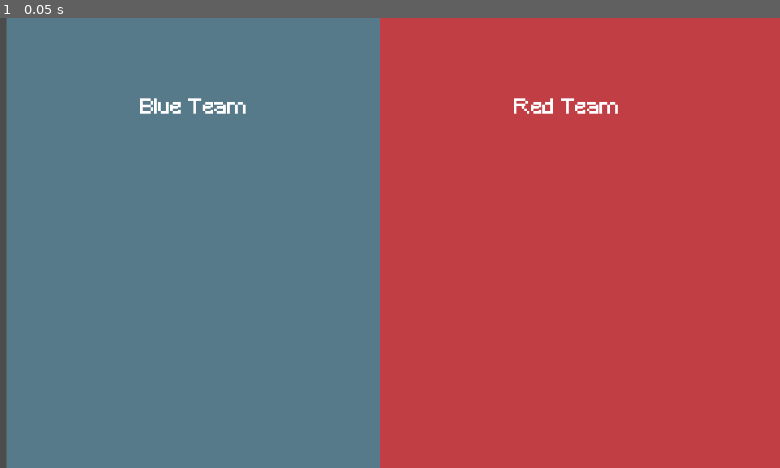
Above: before the commit, frame 1.
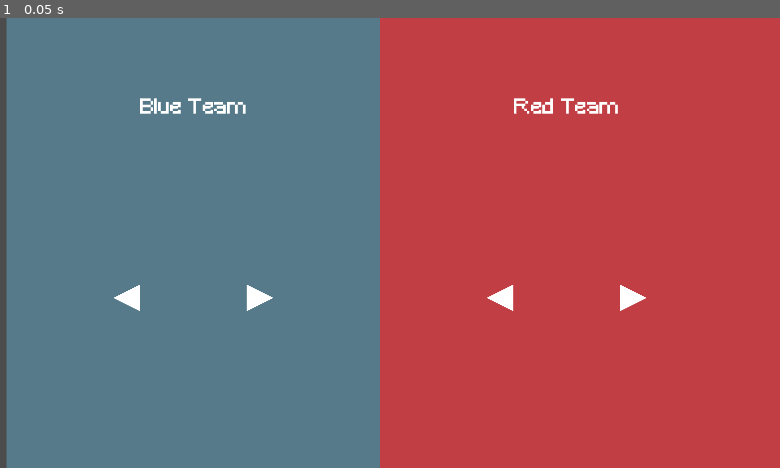
Above: after the commit, the same moment.

Repository: dizmerly/chaoticFootball
Game: Godot game, scene res://scenes/character_selection_panel.tscn
The game is run twice, just before and just after one commit, with the same random seed, the same clock (stepped at 60 frames per second) and the same inputs. This scene is started directly instead of the project's main scene.
Inputs:
- Up to frame 1 (0.05 s): no input

The runs differ from the first frame. In frame 1, 0.4% of the frame differs, in the area x 14-83%, y 59-66%.

Commit message:
Add character selection portraits and player skin support

Diff:
--- a/chaotic-football/scenes/character_selection_panel.tscn
+++ b/chaotic-football/scenes/character_selection_panel.tscn
@@ -2,10 +2,15 @@
 
 [ext_resource type="FontFile" uid="uid://cy5p8l8p0aaj4" path="res://assets/fonts/Minecraft.ttf" id="1_3t7nf"]
 [ext_resource type="Script" uid="uid://bnfdvng4yflm" path="res://scripts/character_selection_panel.gd" id="1_ghwnj"]
+[ext_resource type="Texture2D" uid="uid://b1tectstlkfq5" path="res://assets/SoccerGame/spainSpritesheet.png" id="4_oukwu"]
 
 [sub_resource type="LabelSettings" id="LabelSettings_bbtho"]
 font = ExtResource("1_3t7nf")
 font_size = 50
+
+[sub_resource type="AtlasTexture" id="AtlasTexture_8ckat"]
+atlas = ExtResource("4_oukwu")
+region = Rect2(0, 0, 16, 16)
 
 [node name="Character Selection Panel" type="Control" unique_id=2031235669]
 layout_mode = 3
@@ -53,3 +58,67 @@
 text = "Blue Team"
 label_settings = SubResource("LabelSettings_bbtho")
 horizontal_alignment = 1
+
+[node name="blue_portrait" type="CenterContainer" parent="." unique_id=186506721]
+layout_mode = 1
+anchors_preset = -1
+anchor_left = 0.26700002
+anchor_top = 0.5
+anchor_right = 0.26700002
+anchor_bottom = 0.5
+offset_left = -256.64
+offset_top = -284.0
+offset_right = 255.35999
+offset_bottom = 164.0
+grow_vertical = 2
+
+[node name="blue_image" type="TextureRect" parent="blue_portrait" unique_id=322010295]
+custom_minimum_size = Vector2(256, 256)
+layout_mode = 2
+expand_mode = 5
+stretch_mode = 5
+
+[node name="red_portrait" type="CenterContainer" parent="." unique_id=795502440]
+layout_mode = 1
+anchors_preset = -1
+anchor_left = 0.73300004
+anchor_top = 0.5
+anchor_right = 0.73300004
+anchor_bottom = 0.5
+offset_left = -255.3601
+offset_top = -284.0
+offset_right = 256.6399
+offset_bottom = 164.0
+
+[node name="red_image" type="TextureRect" parent="red_portrait" unique_id=93156974]
+layout_mode = 2
+texture = SubResource("AtlasTexture_8ckat")
+expand_mode = 1
+stretch_mode = 5
+
+[node name="left_blue" type="Polygon2D" parent="." unique_id=100599249]
+position = Vector2(384, 704)
+rotation = 3.1415925
+scale = Vector2(0.5, 0.5)
+antialiased = true
+polygon = PackedVector2Array(0, 0, 0, 128, 0, 128, 128, 64, 63.222412, 31.611206)
+
+[node name="right_blue" type="Polygon2D" parent="." unique_id=1959315418]
+position = Vector2(640, 640)
+scale = Vector2(0.5, 0.5)
+antialiased = true
+polygon = PackedVector2Array(0, 0, 0, 128, 0, 128, 128, 64, 63.222412, 31.611206)
+
+[node name="left_red" type="Polygon2D" parent="." unique_id=908625283]
+position = Vector2(1280, 704)
+rotation = 3.1415927
+scale = Vector2(0.5, 0.49999988)
+antialiased = true
+polygon = PackedVector2Array(0, 0, 0, 128, 128, 64, 63.222412, 31.611206)
+
+[node name="right_red" type="Polygon2D" parent="." unique_id=953170141]
+position = Vector2(1536, 640)
+scale = Vector2(0.5, 0.5)
+antialiased = true
+invert_border = 584.0
+polygon = PackedVector2Array(0, 0, 0, 128, 128, 64, 63.222412, 31.611206)
--- a/chaotic-football/scripts/character_selection_panel.gd
+++ b/chaotic-football/scripts/character_selection_panel.gd
@@ -1,23 +1,50 @@
 extends Control
 
-@onready var panel: Panel = $Panel
+@onready var blue_portrait: CenterContainer = $blue_portrait
+@onready var red_portrait: CenterContainer = $red_portrait
+#Texture Rects in the portraits
+@onready var blue_image: TextureRect = $blue_portrait/blue_image
+@onready var red_image: TextureRect = $red_portrait/red_image
+
+#UI Buttons
+@onready var left_blue: Polygon2D = $left_blue
+@onready var right_blue: Polygon2D = $right_blue
+@onready var left_red: Polygon2D = $left_red
+@onready var right_red: Polygon2D = $right_red
+
+var blue_index: int
+var red_index: int
+
+
 
 const CHARACTERS = [
 	{
 		"id": "spain",
-		"portrait": preload("res://assets/SoccerGame/playerTwo.png")
+		"portrait": preload("res://assets/SoccerGame/spainSpritesheet.png"),
+		"spritesheet": "res://assets/SoccerGame/spainSpritesheet.png"
 	},
 	{
 		"id": "argentina",
-		"portrait": preload("res://assets/SoccerGame/playerOne.png")
+		"portrait": preload("res://assets/SoccerGame/argentinaSpritesheet.png"),
+		"spritesheet" : "res://assets/SoccerGame/argentinaSpritesheet.png"
 	}
 ]
 
 # Called when the node enters the scene tree for the first time.
 func _ready() -> void:
-	pass # Replace with function body.
+	#eventually preferably store these as settings for user preferences
+	blue_index = 0
+	red_index = 0
 
 
 # Called every frame. 'delta' is the elapsed time since the previous frame.
 func _process(delta: float) -> void:
 	pass
+
+func load_image(image_index: int, team_color: String) -> void:
+	if team_color == "blue":
+		pass
+	elif team_color == "red":
+		pass
+	else:
+		print("Invalid team name")
--- a/chaotic-football/scripts/player.gd
+++ b/chaotic-football/scripts/player.gd
@@ -21,6 +21,8 @@
 
 var device_num: int
 var player_id: int
+var player_skin: String
+
 
 var button_bindings = {
 	"interact": [JOY_BUTTON_X, KEY_F],
@@ -371,3 +373,9 @@
 	dropped_ball.angular_velocity = 0
 	dropped_ball.set_collision_layer_value(3, true)
 	dropped_ball.set_collision_mask_value(1, true)
+
+func load_playerskin(playerskin_file: String) -> void:
+	player_skin = playerskin_file
+#	pseudocode
+#	assign player skin and load into the texture node
+	#sprite.texture_load
Renamed: chaotic-football/assets/SoccerGame/playerOne.png -> chaotic-football/assets/SoccerGame/argentinaSpritesheet.png
Not shown, changed: chaotic-football/assets/SoccerGame/argentinaSpritesheet.png.import
Binary file added: chaotic-football/assets/SoccerGame/portraits/argentinaPortrait.png
Not shown, changed: chaotic-football/assets/SoccerGame/portraits/argentinaPortrait.png.import
Binary file added: chaotic-football/assets/SoccerGame/portraits/spainPortrait.png
Not shown, added: chaotic-football/assets/SoccerGame/portraits/spainPortrait.png.import
Renamed: chaotic-football/assets/SoccerGame/playerTwo.png -> chaotic-football/assets/SoccerGame/spainSpritesheet.png
Not shown, added: chaotic-football/assets/SoccerGame/spainSpritesheet.png.import
Not shown, changed: chaotic-football/DEVDOCS.md
